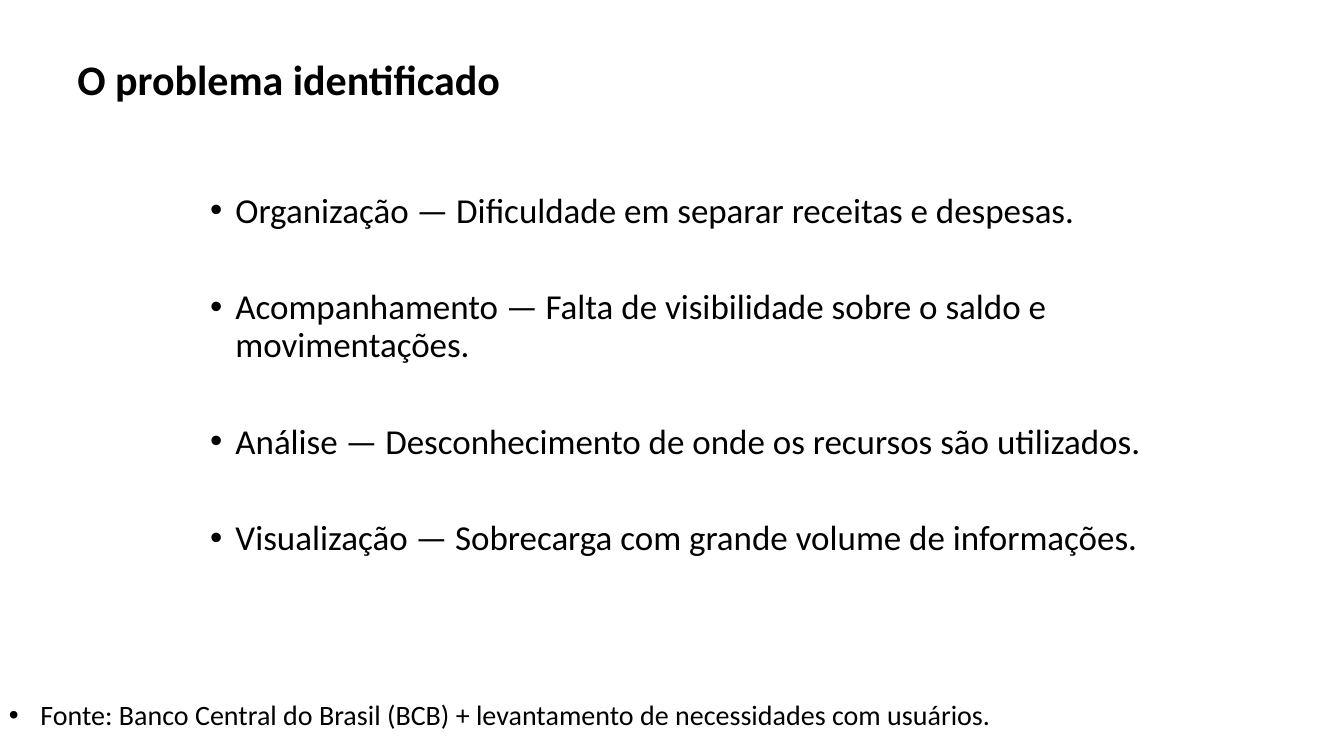
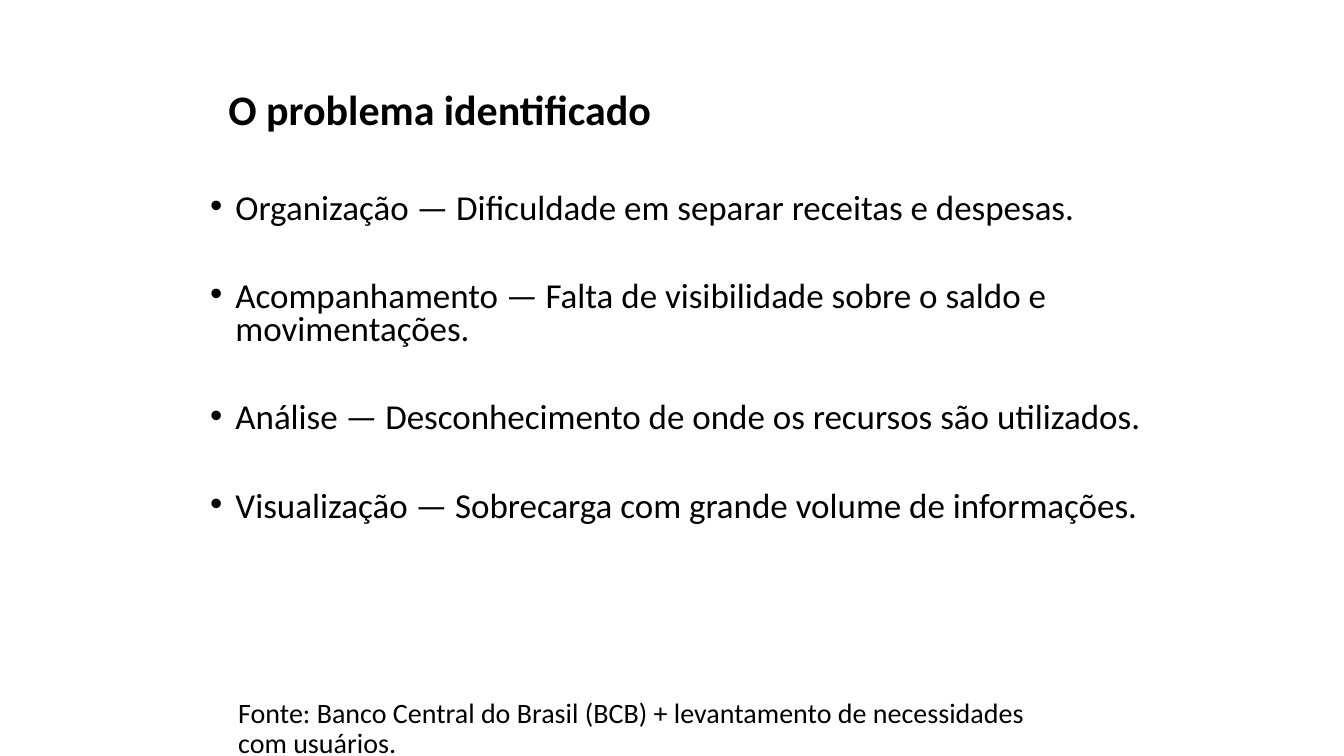
Before and after one commit to ltos2105-debug/Valora, a slide deck: slide 2 of 03-Documentos/VALORA (1).pptx. Drawn at 1344x756 pixels with LibreOffice and Linux fonts; fonts in the diff are those of the drawing; background and template pictures are left out. Boxes give left, top, right and bottom in pixels: in the first picture for what was removed or moved away, otherwise in the second. Text is boxed around its words. In the diff, an @@ line names an element or a change of style, - is before the commit and + after.

```diff
--- a/03-Documentos/VALORA (1).pptx
+++ b/03-Documentos/VALORA (1).pptx
@@ title "O problema identificado" at bbox=[228, 95, 651, 132]: line spacing 0.9 to 0.8 @@
@@ title "O problema identificado": place and size @@
-title "O problema identificado" at bbox=[77, 65, 500, 102]
+title "O problema identificado" at bbox=[228, 95, 651, 132]
@@ text "Organização — Dificuldade em separar ..." at bbox=[235, 195, 1140, 524]: line spacing 0.9 to 0.8 @@
@@ text "Fonte: Banco Central do Brasil ...": place and size @@
-text "Fonte: Banco Central do Brasil ..." at bbox=[40, 704, 990, 729]
+text "Fonte: Banco Central do Brasil ..." at bbox=[238, 702, 1024, 754]
@@ text "Fonte: Banco Central do Brasil ..." at bbox=[238, 702, 1024, 754]: bullet • to none; list level 2 to 1 in "Fonte: Banco Central do Brasil ..." @@
```
Also in this commit, not shown: 8 other slides changed, 1 slide added, 1 slide removed.
